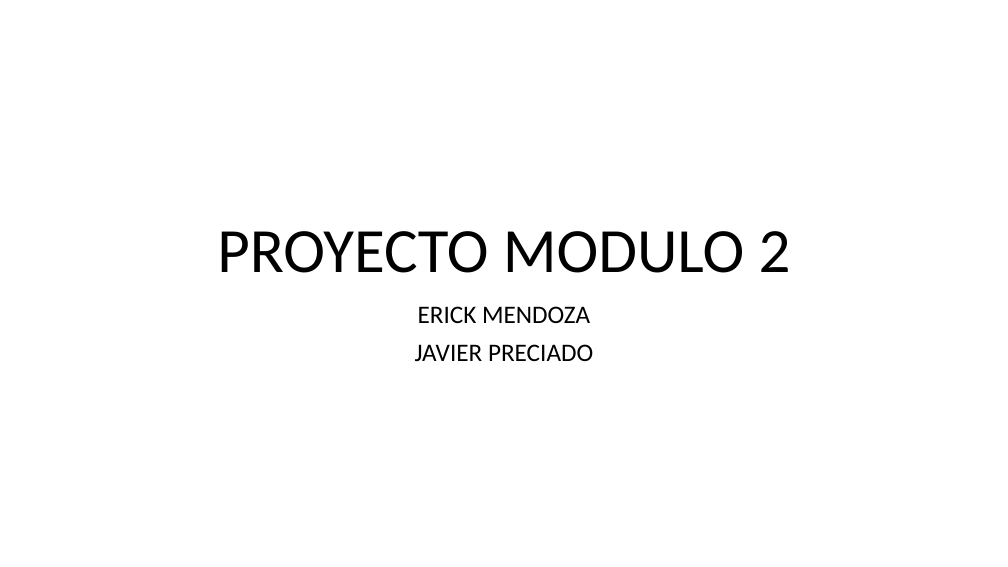
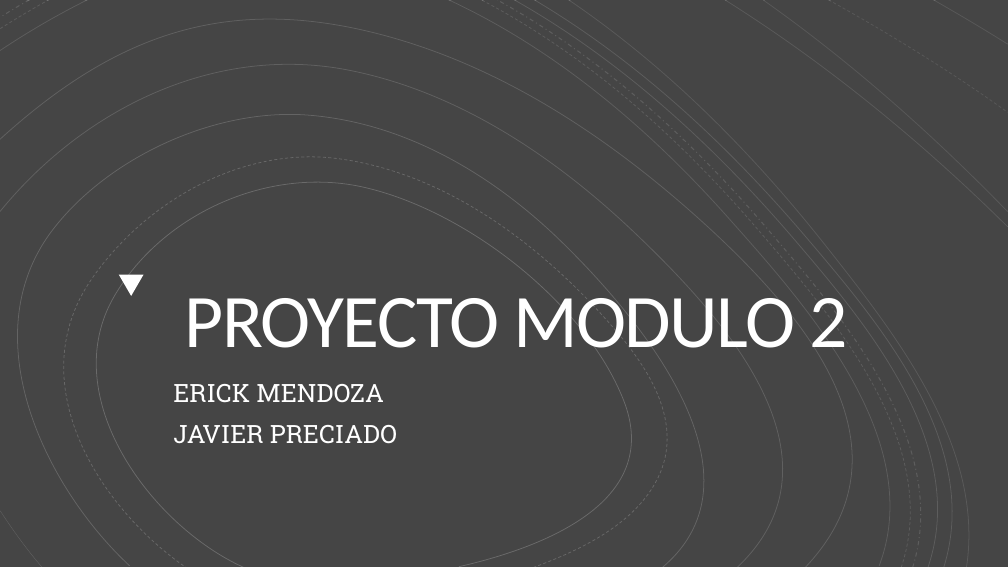
Before and after one commit to javierpreciado9/ProyectoModulo2, a slide deck: slide 1 of PROYECTOMODULO2.pptx. Drawn at 1008x567 pixels with LibreOffice and Linux fonts; fonts in the diff are those of the drawing. Boxes give left, top, right and bottom in pixels: in the first picture for what was removed or moved away, otherwise in the second. Text is boxed around its words. In the diff, an @@ line names an element or a change of style, - is before the commit and + after.

```diff
--- a/PROYECTOMODULO2.pptx
+++ b/PROYECTOMODULO2.pptx
@@ background #FFFFFF to #454545 @@
@@ rectangle added at [0,1,1007,567], fill #454545 @@
@@ group added at [0,0,1008,567]: 19 freeform shapes @@
@@ group added at [0,0,1008,567]: 19 freeform shapes @@
@@ title "PROYECTO MODULO 2": place and size @@
-title "PROYECTO MODULO 2" at [217,231,791,273]
+title "PROYECTO MODULO 2" at [185,298,847,348]
@@ title "PROYECTO MODULO 2" at [185,298,847,348]: size 60 to 72 pt, text colour #000000 to #FFFFFF, letter spacing 0 to -1.5 pt; alignment centre to left; line spacing 0.9 to 0.8 @@
@@ triangle added at [119,274,144,296], fill #FFFFFF @@
@@ subtitle "ERICK MENDOZA": place and size @@
-subtitle "ERICK MENDOZA" at [415,306,593,361]
+subtitle "ERICK MENDOZA" at [173,384,397,444]
@@ subtitle "ERICK MENDOZA" at [173,384,397,444]: font Calibri to Roboto Slab, text colour #000000 to #FFFFFF; alignment centre to left; line spacing 0.9 to 1 @@
```
Also in this commit, not shown: 5 slides added, 3 slides removed.
